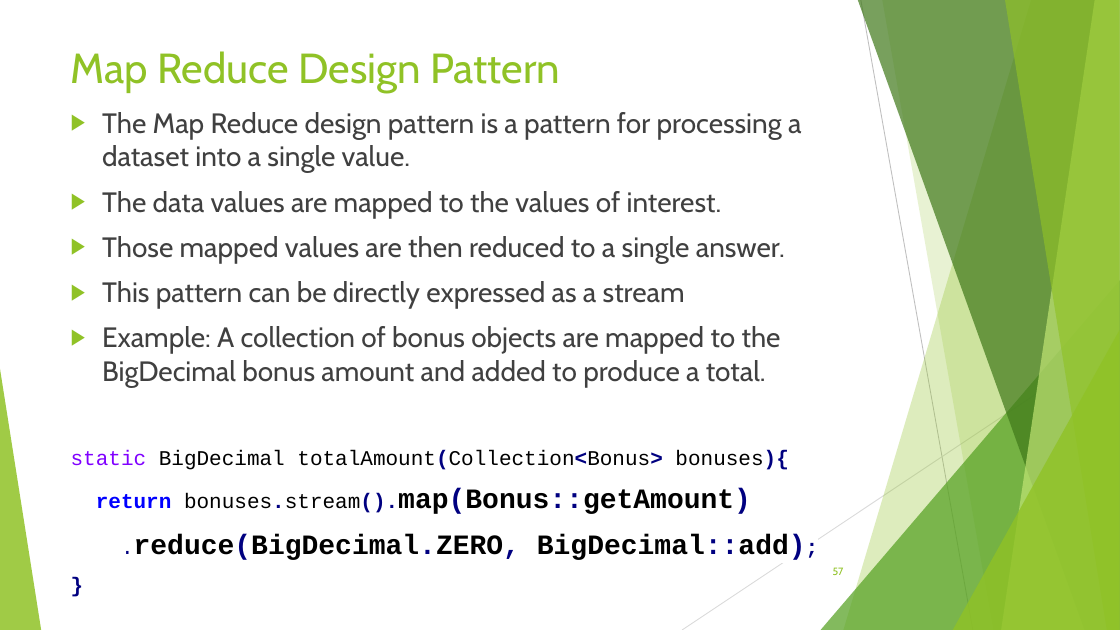
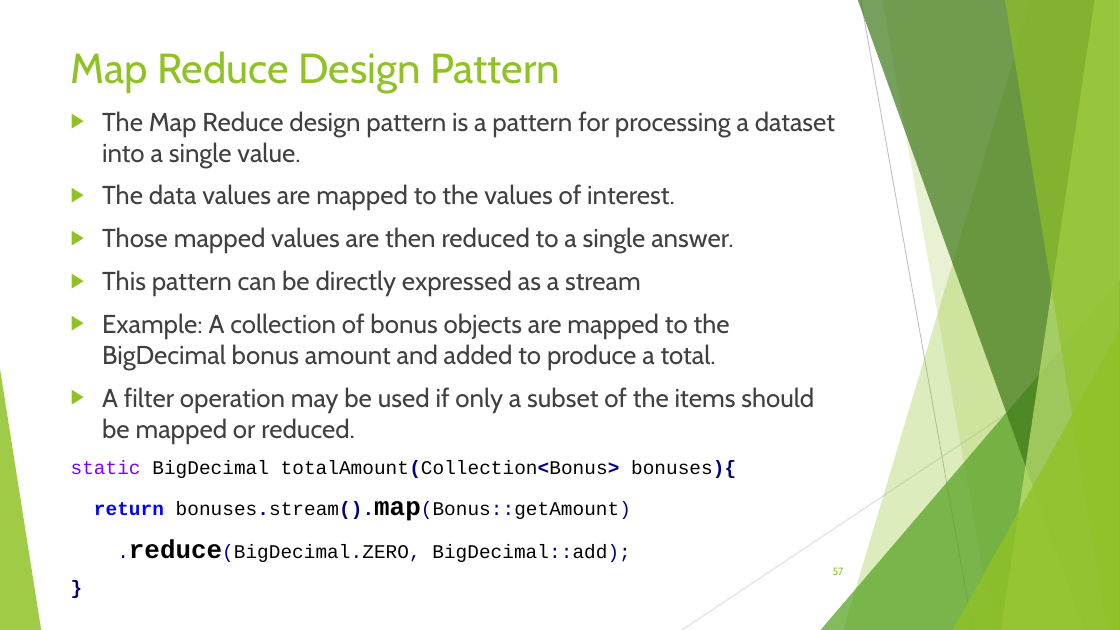
Before and after one commit to RichardRoda/2017-CodePaLOUsa-Lambda, a slide deck: slide 57 of Learning to Love the Lambda in the Stream.pptx. Drawn at 1120x630 pixels with LibreOffice and Linux fonts; fonts in the diff are those of the drawing. Boxes give left, top, right and bottom in pixels: in the first picture for what was removed or moved away, otherwise in the second. Text is boxed around its words. In the diff, an @@ line names an element or a change of style, - is before the commit and + after.

```diff
--- a/Learning to Love the Lambda in the Stream.pptx
+++ b/Learning to Love the Lambda in the Stream.pptx
@@ text at (71,111,835,562): size 24 to 22.2 pt in "The Map Reduce design pattern is a ...", "The data values are mapped to the ...", "Those mapped values are then reduced to ...", "This pattern can be directly expressed as ..." and 3 more places; size 18 to 16.6 pt in "static BigDecimal totalAmount(Collection<Bonus> bonuses){", "return bonuses.stream().map(Bonus::getAmount)", ".reduce(BigDecimal.ZERO, BigDecimal::add);", "}"; size 24 to 16.6 pt, bold off in "bonuses.stream().map(Bonus::getAmount)", ".reduce(BigDecimal.ZERO, BigDecimal::add);" @@
@@ text at (102,387,814,443): paragraph added @@
+▶ A filter operation may be used if only a subset of the items should be mapped or reduced.
```
Also in this commit, not shown: 8 other slides changed, 1 other file.
